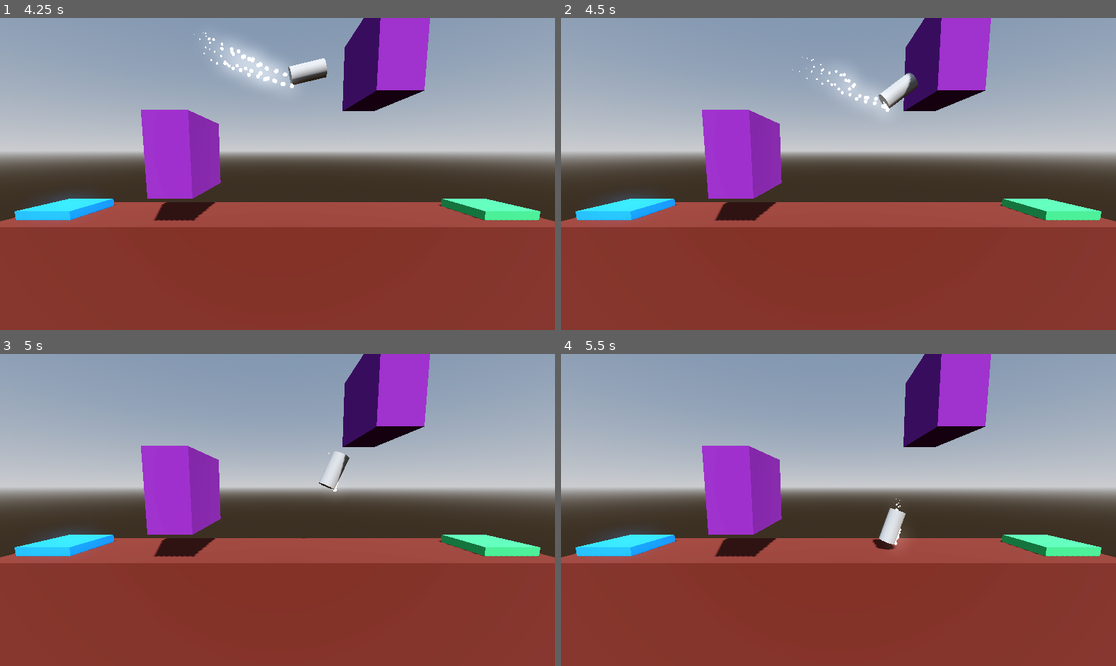
Above: before the commit, frames 1-4 (two rows, left to right).
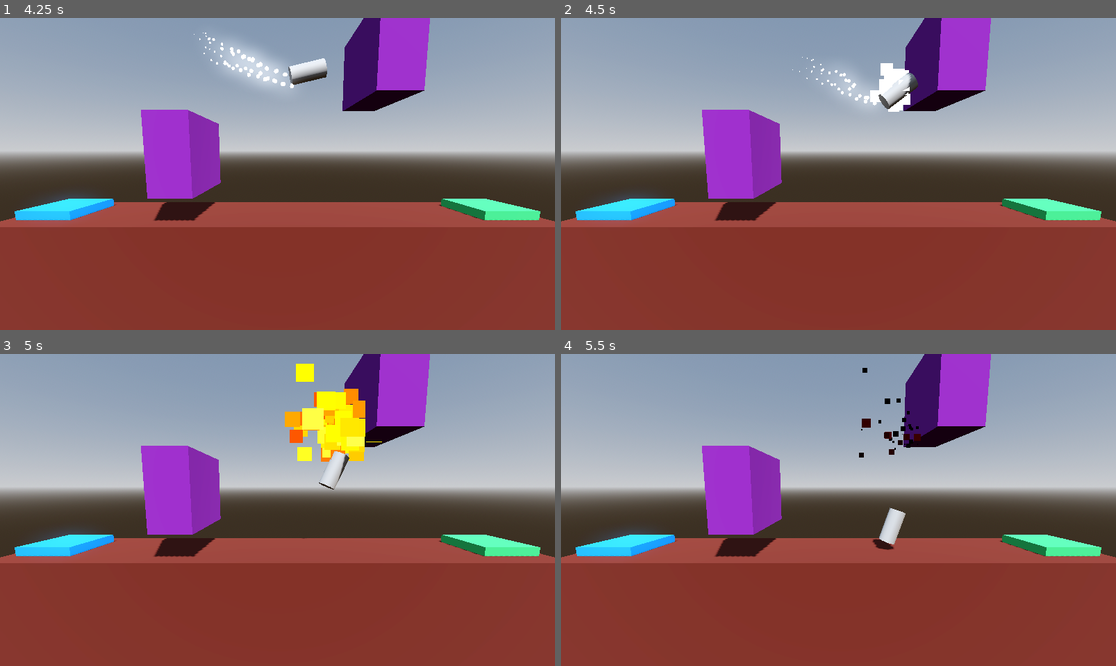
Above: after the commit, the same moments.

Repository: CharlExMachina/godot-3d-project-boost
Game: Godot game, scene res://level/level_2.tscn
The game is run twice, just before and just after one commit, with the same random seed, the same clock (stepped at 60 frames per second) and the same inputs. This scene is started directly instead of the project's main scene.
Inputs:
- Up to frame 1 (4.25 s): tap Enter at 0.5 s; hold D (rotate_right) 0.53-1.28 s; hold Space (boost) 0.53-1.28 s; hold A (rotate_left) 1.28-2.03 s; tap Space (boost) at 1.35, 2.85 s; hold Space (boost) 2.03-2.78 s; hold D (rotate_right) 2.03-3.53 s; hold A (rotate_left) from 3.53 s (still down); hold Space (boost) from 3.53 s (still down)
- Up to frame 2 (4.5 s): keep holding A (rotate_left); release Space (boost) at 4.28 s; tap Space (boost) at 4.35 s
- Up to frame 3 (5 s): keep holding A (rotate_left)
- Up to frame 4 (5.5 s): keep holding A (rotate_left); hold Space (boost) from 5.03 s (still down)

Frame 1 is identical in both runs. In frame 2, 0.5% of the frame differs, in the area x 55-63%, y 14-31%; in frame 3, 2.6%, in the area x 51-69%, y 3-45%; in frame 4, 0.3%.

Commit message:
Add success and explosion particles

Diff:
--- /dev/null
+++ b/particles/explosion_particles.tscn
@@ -0,0 +1,59 @@
+[gd_scene load_steps=10 format=3 uid="uid://dcecb8hw7dbrv"]
+
+[sub_resource type="Gradient" id="Gradient_lkolc"]
+offsets = PackedFloat32Array(0.201923, 0.413462, 0.586538, 0.740385, 0.903846)
+colors = PackedColorArray(1, 1, 1, 1, 1, 1, 0, 1, 1, 0.294118, 0, 1, 0.776471, 0, 0, 1, 0, 0, 0, 1)
+
+[sub_resource type="GradientTexture1D" id="GradientTexture1D_u3rij"]
+gradient = SubResource("Gradient_lkolc")
+
+[sub_resource type="Curve" id="Curve_cv3ok"]
+max_value = 100.0
+_data = [Vector2(0, 1), 0.0, 146.581, 0, 0, Vector2(1, 100), 413.249, 0.0, 0, 0]
+point_count = 2
+
+[sub_resource type="CurveTexture" id="CurveTexture_mygan"]
+curve = SubResource("Curve_cv3ok")
+
+[sub_resource type="Curve" id="Curve_qubh3"]
+_data = [Vector2(0, 0.530249), 0.0, 2.25724, 0, 0, Vector2(1, 0), -2.97204, 0.0, 0, 0]
+point_count = 2
+
+[sub_resource type="CurveTexture" id="CurveTexture_5bhb0"]
+curve = SubResource("Curve_qubh3")
+
+[sub_resource type="ParticleProcessMaterial" id="ParticleProcessMaterial_1onfr"]
+direction = Vector3(0, 1, 0)
+spread = 180.0
+gravity = Vector3(0, 0, 0)
+initial_velocity_min = 6.0
+initial_velocity_max = 16.0
+damping_max = 3.0
+damping_curve = SubResource("CurveTexture_mygan")
+scale_curve = SubResource("CurveTexture_5bhb0")
+color_ramp = SubResource("GradientTexture1D_u3rij")
+turbulence_enabled = true
+turbulence_noise_scale = 1.0
+turbulence_noise_speed_random = 4.0
+
+[sub_resource type="StandardMaterial3D" id="StandardMaterial3D_5wvwh"]
+shading_mode = 0
+vertex_color_use_as_albedo = true
+disable_receive_shadows = true
+billboard_mode = 3
+billboard_keep_scale = true
+particles_anim_h_frames = 1
+particles_anim_v_frames = 1
+particles_anim_loop = false
+
+[sub_resource type="QuadMesh" id="QuadMesh_gb05o"]
+material = SubResource("StandardMaterial3D_5wvwh")
+
+[node name="ExplosionParticles" type="GPUParticles3D"]
+cast_shadow = 0
+emitting = false
+amount = 64
+one_shot = true
+explosiveness = 0.75
+process_material = SubResource("ParticleProcessMaterial_1onfr")
+draw_pass_1 = SubResource("QuadMesh_gb05o")
--- /dev/null
+++ b/particles/success_particles.tscn
@@ -0,0 +1,53 @@
+[gd_scene load_steps=8 format=3 uid="uid://jfwajmrh6ca7"]
+
+[sub_resource type="StandardMaterial3D" id="StandardMaterial3D_5wvwh"]
+shading_mode = 0
+vertex_color_use_as_albedo = true
+disable_receive_shadows = true
+billboard_mode = 3
+billboard_keep_scale = true
+particles_anim_h_frames = 1
+particles_anim_v_frames = 1
+particles_anim_loop = false
+
+[sub_resource type="Curve" id="Curve_qubh3"]
+_data = [Vector2(0, 0.530249), 0.0, 2.25724, 0, 0, Vector2(1, 0), -2.97204, 0.0, 0, 0]
+point_count = 2
+
+[sub_resource type="CurveTexture" id="CurveTexture_oh0x3"]
+curve = SubResource("Curve_qubh3")
+
+[sub_resource type="Curve" id="Curve_uupei"]
+_data = [Vector2(0, 0.5), 0.0, 2.46667, 0, 1, Vector2(0.202703, 1), 0.0, 0.0, 0, 0, Vector2(0.371622, 0.00355875), 0.0, 0.0, 0, 0, Vector2(0.554054, 1), 0.0, 0.0, 0, 0, Vector2(0.777027, 0), 0.0, 0.0, 0, 0, Vector2(0.885135, 1), 0.0, 0.0, 0, 0, Vector2(1, 0.5), -4.35294, 0.0, 1, 0]
+point_count = 7
+
+[sub_resource type="CurveTexture" id="CurveTexture_68duu"]
+curve = SubResource("Curve_uupei")
+
+[sub_resource type="ParticleProcessMaterial" id="ParticleProcessMaterial_2ssod"]
+direction = Vector3(0, 1, 0)
+spread = 180.0
+gravity = Vector3(0, 0, 0)
+initial_velocity_min = 3.0
+initial_velocity_max = 12.0
+damping_min = 2.0
+damping_max = 4.0
+scale_curve = SubResource("CurveTexture_oh0x3")
+hue_variation_min = -1.0
+hue_variation_max = 1.0
+turbulence_enabled = true
+turbulence_noise_scale = 4.0
+turbulence_influence_max = 0.3
+turbulence_influence_over_life = SubResource("CurveTexture_68duu")
+
+[sub_resource type="SphereMesh" id="SphereMesh_lkpya"]
+
+[node name="SuccessParticles" type="GPUParticles3D"]
+material_override = SubResource("StandardMaterial3D_5wvwh")
+cast_shadow = 0
+emitting = false
+amount = 48
+one_shot = true
+explosiveness = 0.5
+process_material = SubResource("ParticleProcessMaterial_2ssod")
+draw_pass_1 = SubResource("SphereMesh_lkpya")
--- a/player.gd
+++ b/player.gd
@@ -7,6 +7,8 @@
 @onready var booster_particles: GPUParticles3D = $BoosterParticles
 @onready var booster_particles_left: GPUParticles3D = $BoosterParticlesLeft
 @onready var booster_particles_right: GPUParticles3D = $BoosterParticlesRight
+@onready var explosion_particles: GPUParticles3D = $ExplosionParticles
+@onready var success_particles: GPUParticles3D = $SuccessParticles
 
 ## How much vertical force to apply when moving
 @export_range(75.0, 3_000.0) var thrust: float = 1_000.0
@@ -55,6 +57,12 @@
 
 
 func crash_sequence() -> void:
+	booster_particles.emitting = false
+	booster_particles_left.emitting = false
+	booster_particles_right.emitting = false
+	rocket_audio.stop()
+
+	explosion_particles.emitting = true
 	explosion_audio.play()
 	is_transitioning = true
 	set_physics_process(false)
@@ -65,6 +73,7 @@
 
 
 func complete_level(next_level_file: String) -> void:
+	success_particles.emitting = true
 	success_audio.play()
 	is_transitioning = true
 	set_physics_process(false)
--- a/player.tscn
+++ b/player.tscn
@@ -1,10 +1,12 @@
-[gd_scene load_steps=8 format=3 uid="uid://d2o4en7045888"]
+[gd_scene load_steps=10 format=3 uid="uid://d2o4en7045888"]
 
 [ext_resource type="Script" uid="uid://bdc3q6tw6bwvt" path="res://player.gd" id="1_4flbx"]
 [ext_resource type="AudioStream" uid="uid://b8jy70o4l7y6r" path="res://audio/SFX - Death Explosion.ogg" id="2_onrkg"]
 [ext_resource type="AudioStream" uid="uid://dppifcosgie1y" path="res://audio/SFX - Success.ogg" id="3_i3pqv"]
 [ext_resource type="AudioStream" uid="uid://dvqi34e2hx101" path="res://audio/SFX - Main engine thrust.ogg" id="4_hqtel"]
-[ext_resource type="PackedScene" uid="uid://f0ow11apxf6h" path="res://booster_particles.tscn" id="5_sweqy"]
+[ext_resource type="PackedScene" uid="uid://f0ow11apxf6h" path="res://particles/booster_particles.tscn" id="5_sweqy"]
+[ext_resource type="PackedScene" uid="uid://dcecb8hw7dbrv" path="res://particles/explosion_particles.tscn" id="6_2hs0m"]
+[ext_resource type="PackedScene" uid="uid://jfwajmrh6ca7" path="res://particles/success_particles.tscn" id="7_1jxqw"]
 
 [sub_resource type="CylinderMesh" id="CylinderMesh_hqtel"]
 
@@ -48,4 +50,8 @@
 [node name="BoosterParticlesLeft" parent="." instance=ExtResource("5_sweqy")]
 transform = Transform3D(0.670427, 0.741976, 0, -0.741976, 0.670427, 0, 0, 0, 1, -0.5, -1, 0)
 
+[node name="ExplosionParticles" parent="." instance=ExtResource("6_2hs0m")]
+
+[node name="SuccessParticles" parent="." instance=ExtResource("7_1jxqw")]
+
 [connection signal="body_entered" from="." to="." method="_on_body_entered"]
Renamed: booster_particles.tscn -> particles/booster_particles.tscn
